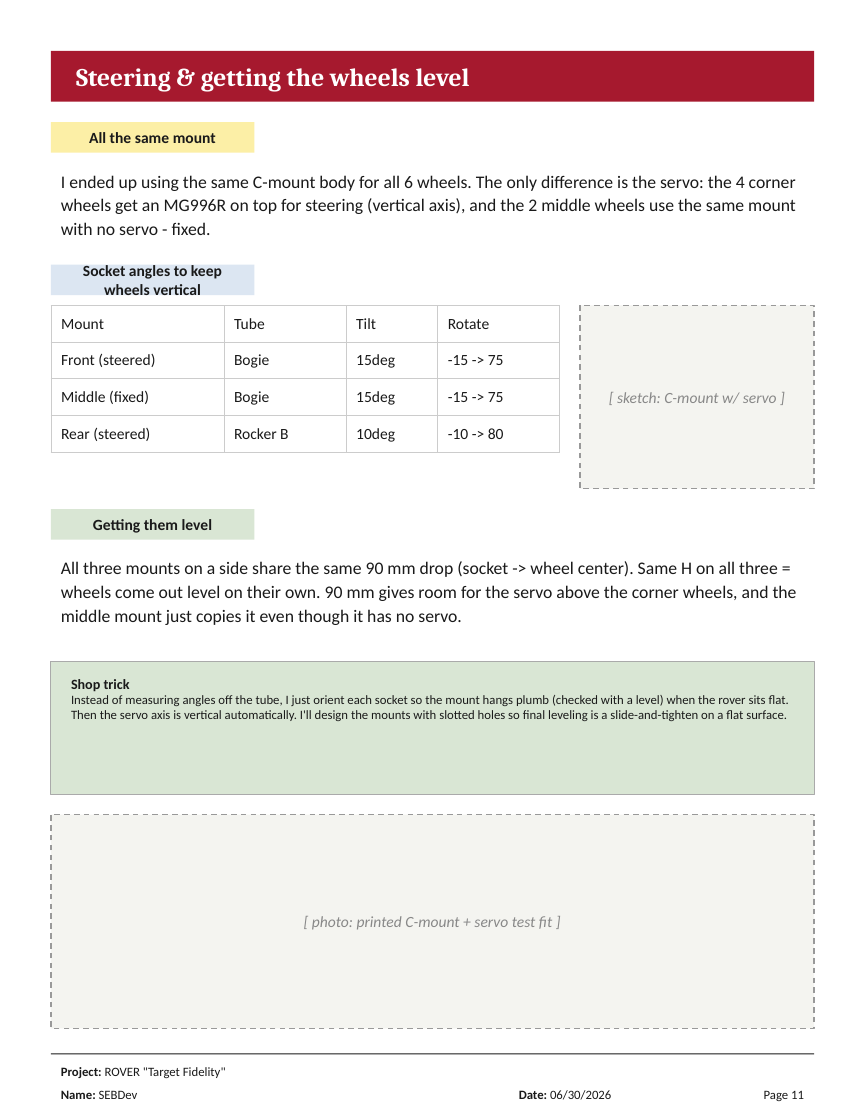
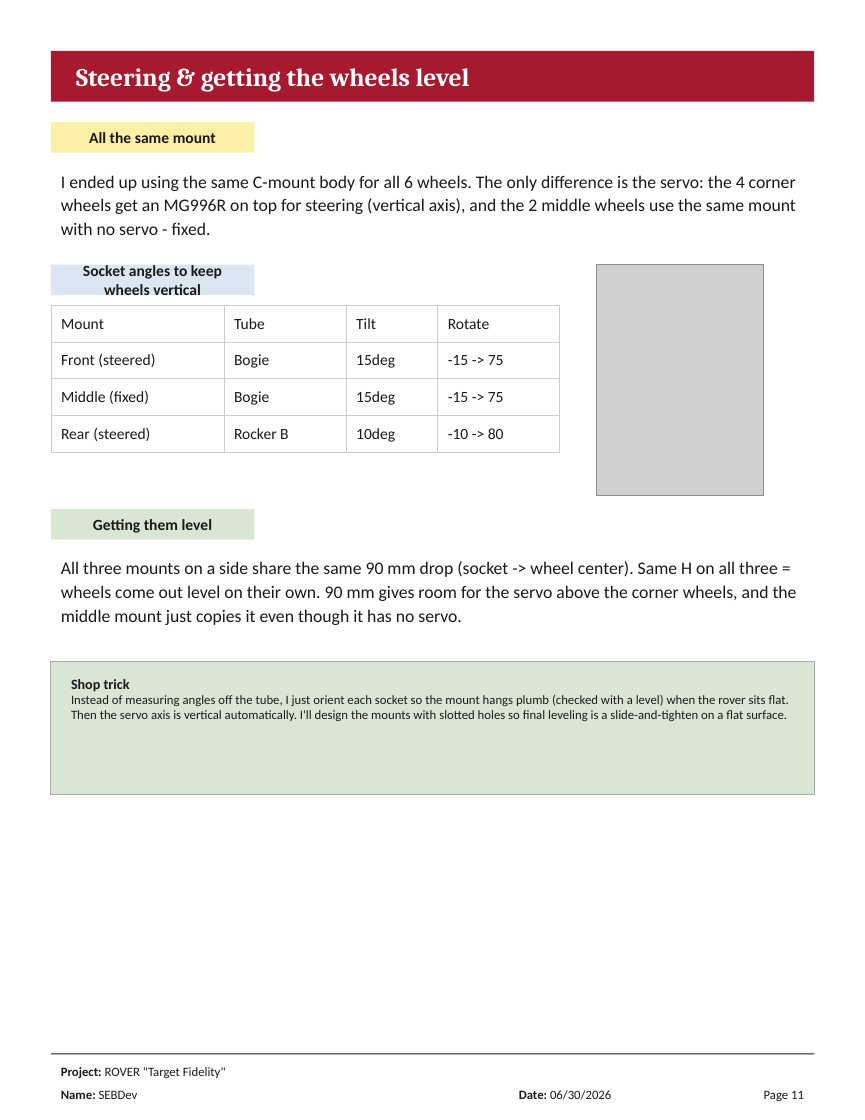
Before and after one commit to tansenseb-wq/ROVER-Target-Fidelity-, a slide deck: slide 11 of Journal/Librito_Rover x_x (CreacionSistemaMecanico) .pptx. Drawn at 865x1120 pixels with LibreOffice and Linux fonts; fonts in the diff are those of the drawing; grey boxes stand for pictures. Boxes give left, top, right and bottom in pixels: in the first picture for what was removed or moved away, otherwise in the second. Text is boxed around its words. In the diff, an @@ line names an element or a change of style, - is before the commit and + after.

```diff
--- a/Journal/Librito_Rover x_x (CreacionSistemaMecanico) .pptx
+++ b/Journal/Librito_Rover x_x (CreacionSistemaMecanico) .pptx
@@ picture added at bbox=[596, 265, 763, 496] @@
@@ rectangle removed at bbox=[580, 305, 814, 488] @@
@@ text removed at bbox=[617, 392, 777, 403] @@
-[ sketch: C-mount w/ servo ]
@@ rectangle removed at bbox=[51, 814, 814, 1028] @@
@@ text removed at bbox=[312, 916, 552, 930] @@
-[ photo: printed C-mount + servo test fit ]
```
Also in this commit, not shown: 12 other slides changed, 2 other files.
